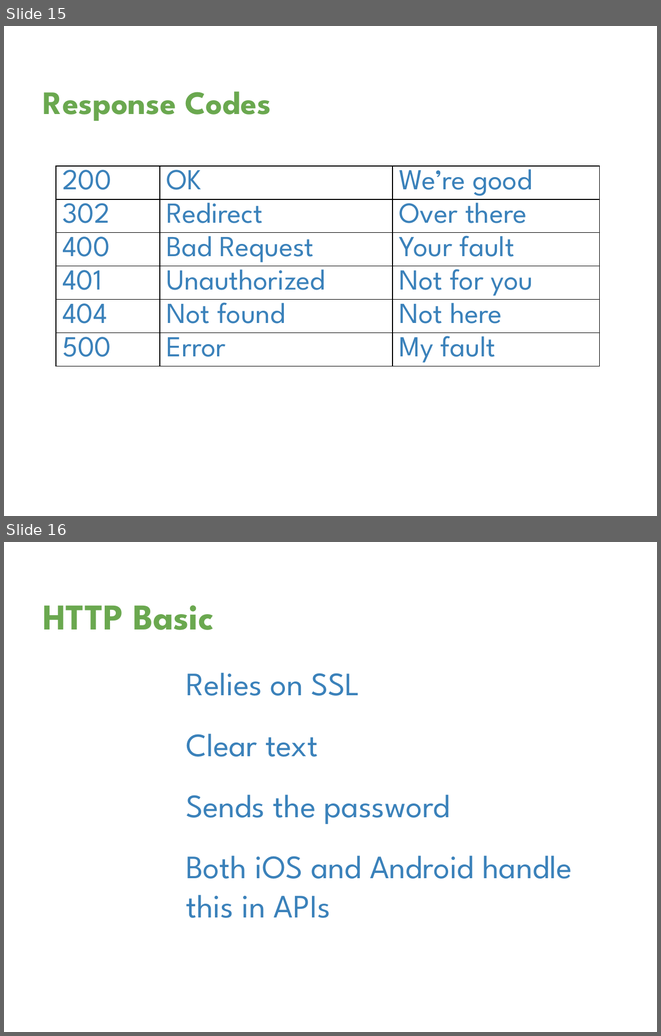
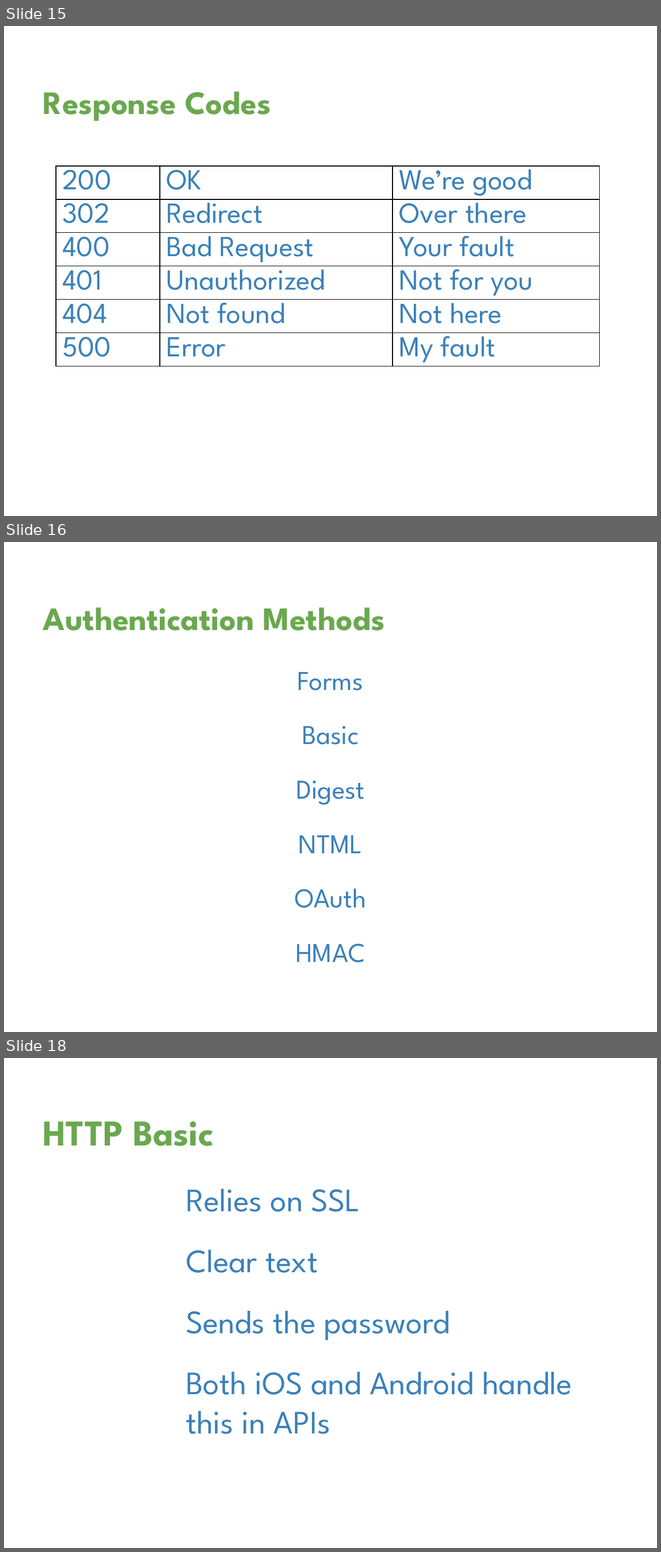
Before and after one commit to davetrux/gdgmidevfest-2017, a slide deck: MobileAuthWebWorld.pptx. Shown one above the other, each under a label of ours: slides 15 and 16 before the commit, slides 15, 16 and 18 after it; the slides between them are not shown. The pictures are 661x1036 and 661x1552 pixels, drawn with LibreOffice and Linux fonts; fonts in the diff are those of the drawing; background and template pictures are left out. Boxes give left, top, right and bottom in pixels: in the first picture for what was removed or moved away, otherwise in the second. Text is boxed around its words. In the diff, an @@ line names an element or a change of style, - is before the commit and + after.

```diff
--- a/MobileAuthWebWorld.pptx
+++ b/MobileAuthWebWorld.pptx
@@ slide 16 added at (x1=4, y1=542, x2=657, y2=1032), background picture (left out) @@
@@ title added at (x1=43, y1=607, x2=385, y2=631), 36 pt, text #6AA84F, bold @@
+Authentication Methods
@@ text added at (x1=294, y1=672, x2=366, y2=962), 30 pt, text #3A81BA @@
+Forms
+Basic
+Digest
+NTML
+OAuth
+HMAC
@@ what was slide 16 is now slide 18 @@
```
Also in this commit, not shown: 8 slides changed, 6 other slides added, 5 slides removed.
